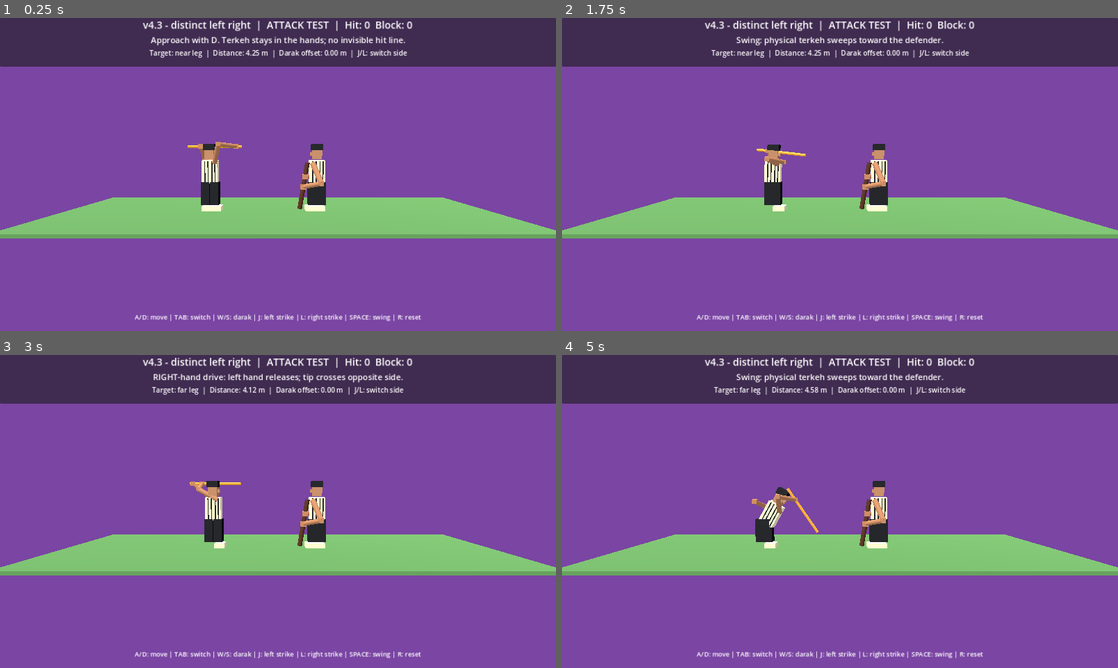
Above: before the commit, frames 1-4 (two rows, left to right).
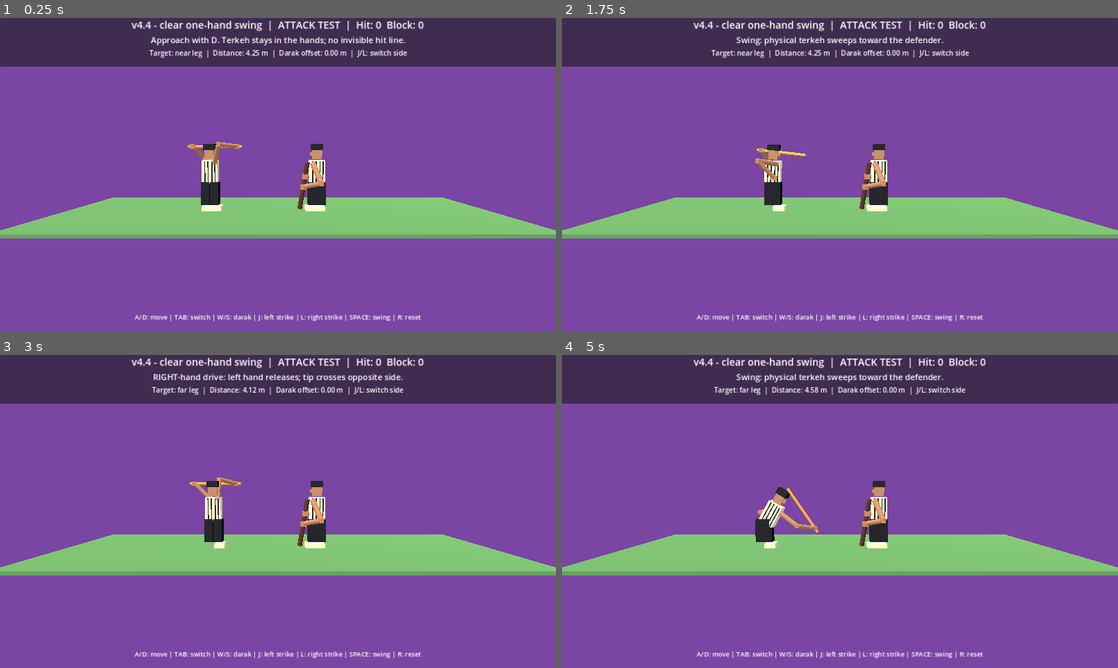
Above: after the commit, the same moments.

Repository: vahidainima-prog/tarke-darak-game
Game: Godot game, scene res://main.tscn
Same seed, same stepped clock (60 frames per second), same inputs: the game is played once before the commit and once after it.
Inputs:
- Up to frame 1 (0.25 s): no input
- Up to frame 2 (1.75 s): tap Enter at 0.5 s; hold D 0.53-1.28 s; tap Tab at 0.6 s; tap Space at 0.77, 1.52 s; hold S from 1.28 s (still down); tap R at 1.35 s
- Up to frame 3 (3 s): release S at 2.03 s; hold D 2.03-2.78 s; tap J at 2.1 s; hold W from 2.78 s (still down); tap L at 2.85 s
- Up to frame 4 (5 s): tap Space at 3.02, 3.77, 4.52 s; release W at 3.53 s; hold A from 3.53 s (still down); tap Tab at 3.6 s; tap R at 4.35 s

The runs differ from the first frame. In frame 1, 0.9% of the frame differs, in the area x 23-77%, y 0-46%; in frame 2, 1.0%; in frame 3, 1.0%; in frame 4, 1.1%, in the area x 23-77%, y 0-56%.

Commit message:
Make released hand visibly leave terkeh early and rest beside torso during swing

Diff:
--- a/tarke_darak_godot_v2/main.gd
+++ b/tarke_darak_godot_v2/main.gd
@@ -2,7 +2,7 @@
 
 # Godot 4.x — visual mechanics test. Side camera looks along -Z.
 # Feint depth: negative Z is BEHIND the attacker; positive Z is IN FRONT.
-const BUILD_LABEL := "v4.3 - distinct left right"
+const BUILD_LABEL := "v4.4 - clear one-hand swing"
 const DEF_X := 1.55
 const MIN_X := -4.7
 const MAX_X := 0.35
@@ -364,14 +364,16 @@
  var phase := swing if swing >= 0.0 else (recovery_from if recovery >= 0.0 else 0.0)
  var release_target := 0.0
  if releasing:
-  release_target = smoothstep(0.05, 0.34, phase)
+  release_target = smoothstep(0.0, 0.16, phase)
  if recovery >= 0.0:
-  release_target *= 1.0 - smoothstep(0.20, 0.95, recovery)
+  release_target *= 1.0 - smoothstep(0.45, 0.95, recovery)
  release_blend = release_target
- var left_grip := a + direction * (0.14 if strike_side < 0 else 0.52)
- var right_grip := a + direction * (0.52 if strike_side < 0 else 1.93)
- var left_rest := Vector3(attack_x - 0.30, 1.86, 0.25)
- var right_rest := Vector3(attack_x + 0.33, 1.88, 0.25)
+ # Both hands hold opposite ends at rest. During the swing only the
+ # driving hand stays at its near-end grip; the other drops beside the torso.
+ var left_grip := a + direction * 0.20
+ var right_grip := b - direction * 0.20
+ var left_rest := Vector3(attack_x - 0.24, 1.38, -0.42)
+ var right_rest := Vector3(attack_x + 0.20, 1.36, 0.55)
  attack_hand_a.position = left_grip.lerp(left_rest, release_blend if strike_side < 0 else 0.0)
  attack_hand_b.position = right_grip.lerp(right_rest, release_blend if strike_side > 0 else 0.0)
  place_two_bone_arm(attack_arm_a, attack_forearm_a, attack_elbow_a, Vector3(attack_x + 0.20, 1.92, -0.14) + shoulder_shift, attack_hand_a.position, Vector3(-0.6, 0.1, -0.7))
